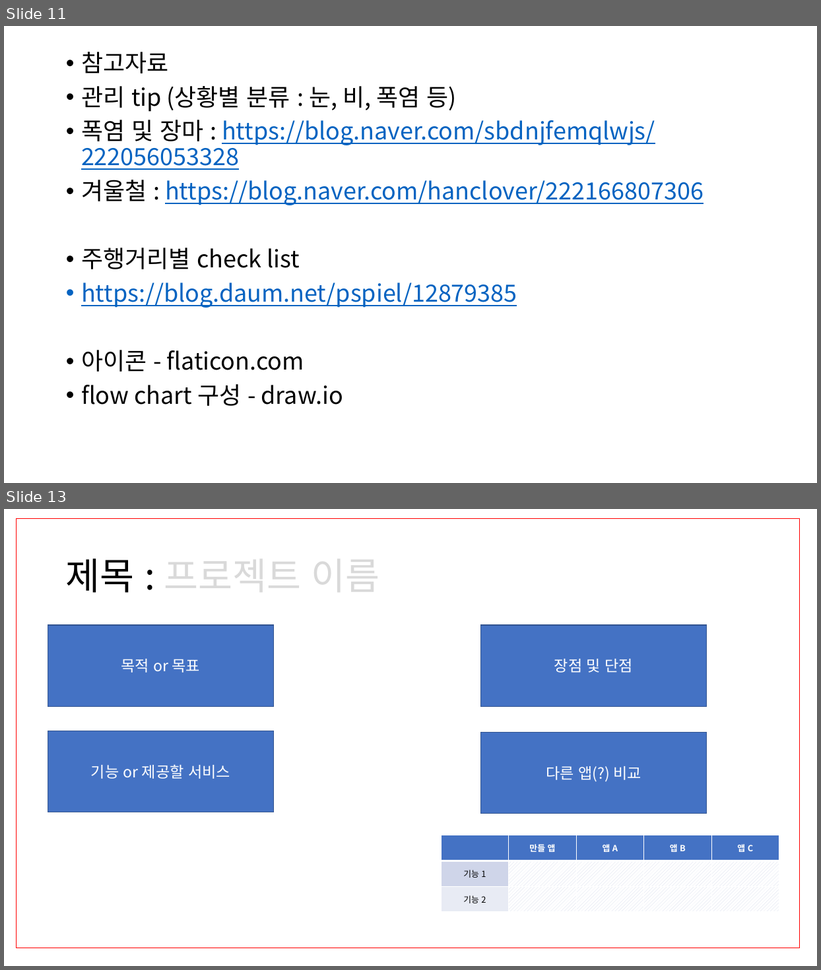
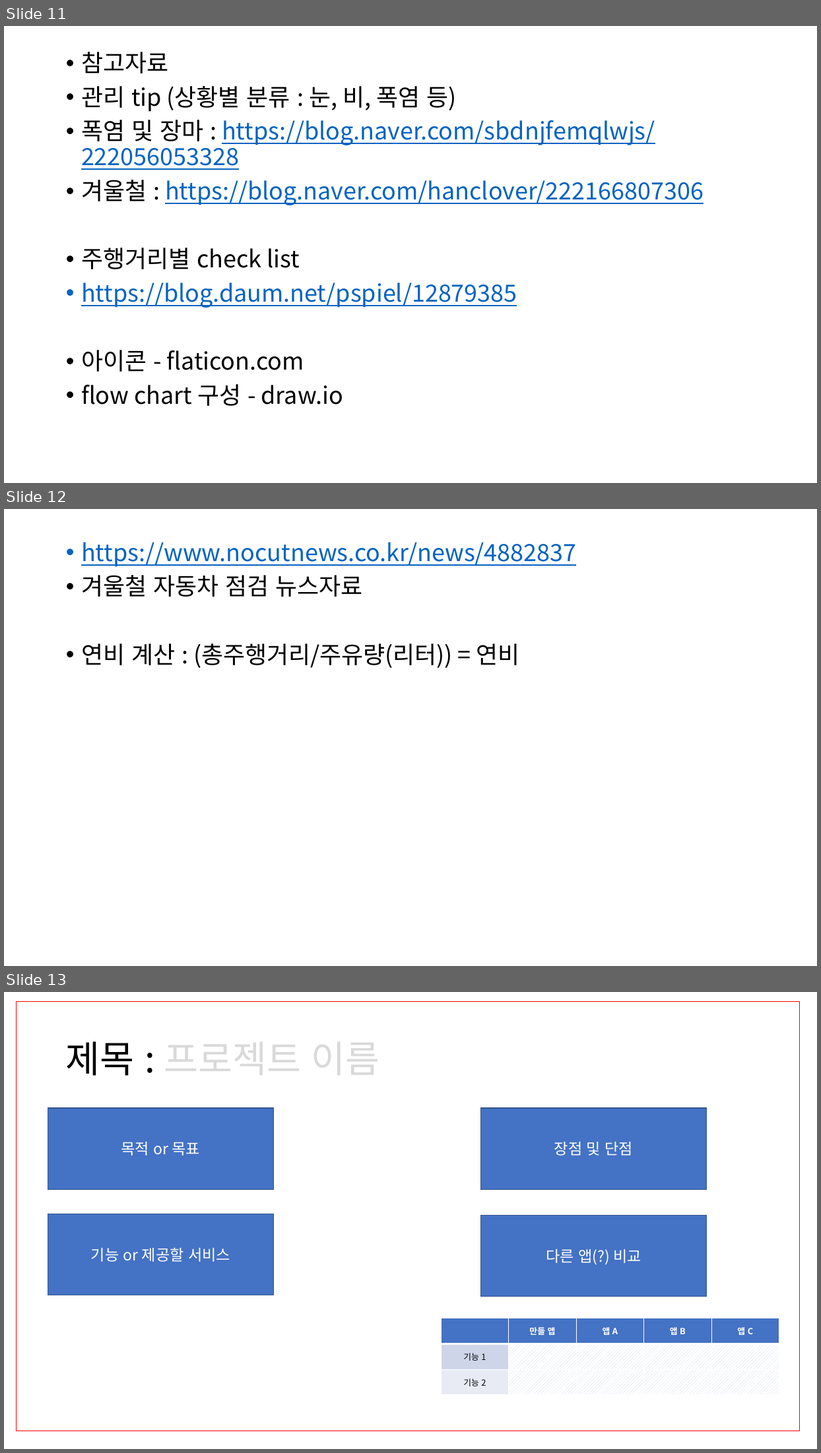
Before and after one commit to ChaeSung-Lee/DJ_InternShip, a slide deck: 2021_Summer/jp.hong/Project_BnC_jph.pptx. Shown one above the other, each under a label of ours: slides 11 and 13 before the commit, slides 11, 12 and 13 after it; the slides between them are not shown. The pictures are 821x970 and 821x1453 pixels, drawn with LibreOffice and Linux fonts; fonts in the diff are those of the drawing. Boxes give left, top, right and bottom in pixels: in the first picture for what was removed or moved away, otherwise in the second. Text is boxed around its words. In the diff, an @@ line names an element or a change of style, - is before the commit and + after.

```diff
--- a/2021_Summer/jp.hong/Project_BnC_jph.pptx
+++ b/2021_Summer/jp.hong/Project_BnC_jph.pptx
@@ slide 12 added at [4,509,817,966], background #FFFFFF @@
@@ text added at [81,542,576,668], 28 pt, text #0563C1, underline @@
+• https://www.nocutnews.co.kr/news/4882837
+• 겨울철 자동차 점검 뉴스자료
+• 연비 계산 : (총주행거리/주유량(리터)) = 연비
```
Also in this commit, not shown: 7 slides changed, 4 other slides added, 2 slides removed.
